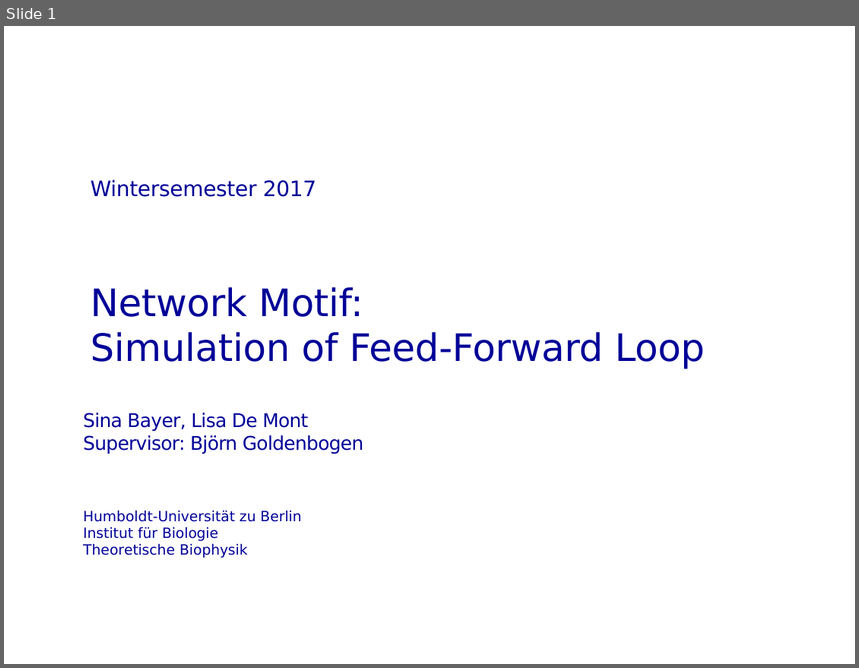
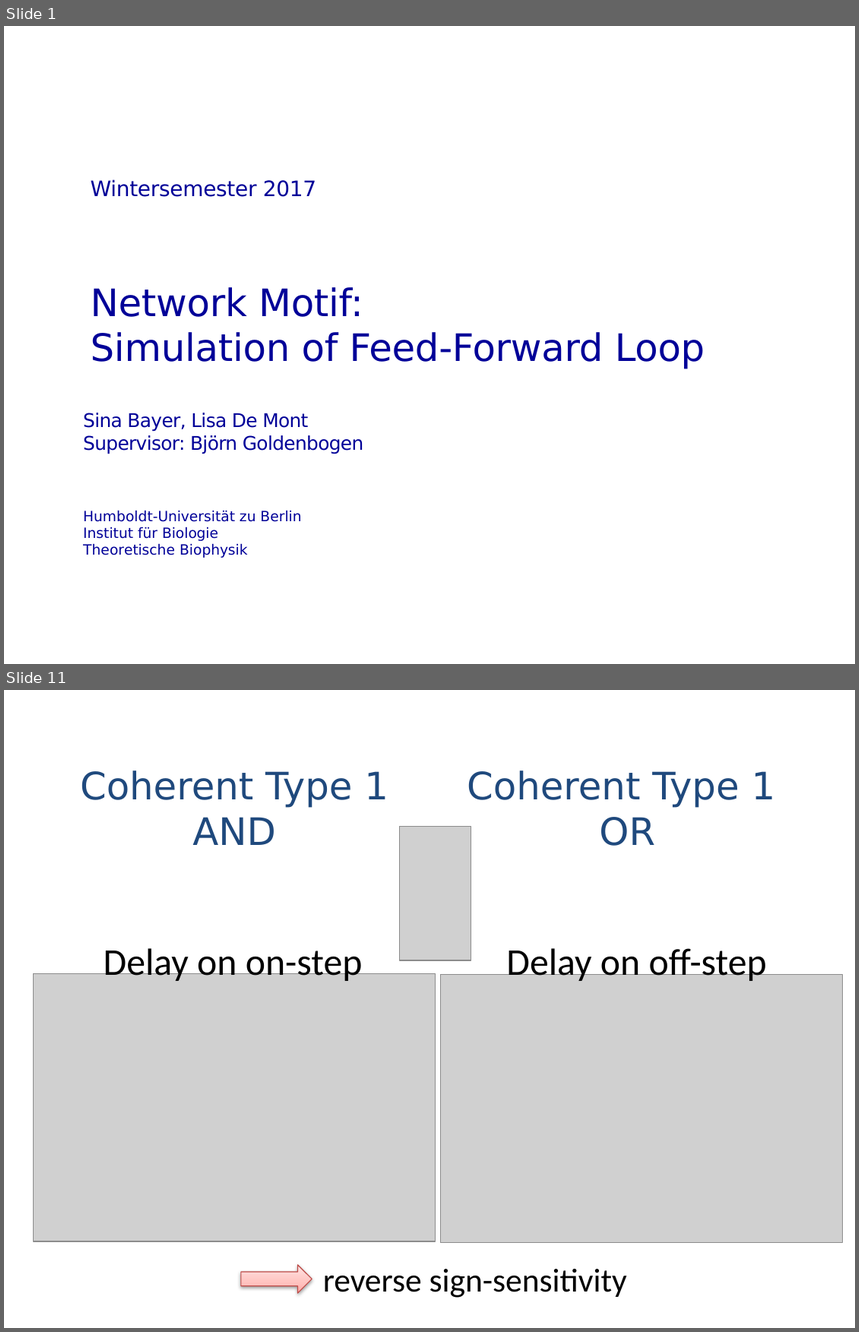
Before and after one commit to montelis/Feed-Forward-Loop, a slide deck: Feed Forward Loop Presentation.pptx. Shown one above the other, each under a label of ours: slide 1 before the commit, slides 1 and 11 after it; the slides between them are not shown. The pictures are 859x668 and 859x1332 pixels, drawn with LibreOffice and Linux fonts; fonts in the diff are those of the drawing; grey boxes stand for pictures; background and template pictures are left out. Boxes give left, top, right and bottom in pixels: in the first picture for what was removed or moved away, otherwise in the second. Text is boxed around its words. In the diff, an @@ line names an element or a change of style, - is before the commit and + after.

```diff
--- a/Feed Forward Loop Presentation.pptx
+++ b/Feed Forward Loop Presentation.pptx
@@ slide 11 added at box(4, 690, 855, 1328), background #FFFFFF @@
@@ title added at box(80, 771, 389, 845), 32 pt, text #1F497D @@
+Coherent Type 1
+AND
@@ text added at box(467, 771, 776, 846), 32 pt, text #1F497D @@
+Coherent Type 1
+OR
@@ picture added at box(400, 826, 471, 960) @@
@@ text added at box(104, 948, 363, 984), 32 pt, text #000000 @@
+Delay on on-step
@@ text added at box(506, 948, 767, 984), 32 pt, text #000000 @@
+Delay on off-step
@@ picture added at box(34, 973, 436, 1242) @@
@@ picture added at box(441, 974, 842, 1243) @@
@@ right arrow added at box(240, 1265, 311, 1293), fill gradient #FFA6A5 to #FFC0BF to #FFE7E7, outline #BF4C48 0.75 pt @@
@@ text added at box(323, 1269, 627, 1298), 28 pt, text #000000 @@
+reverse sign-sensitivity
```
Also in this commit, not shown: 3 slides changed, 11 other slides added, 6 slides removed.
